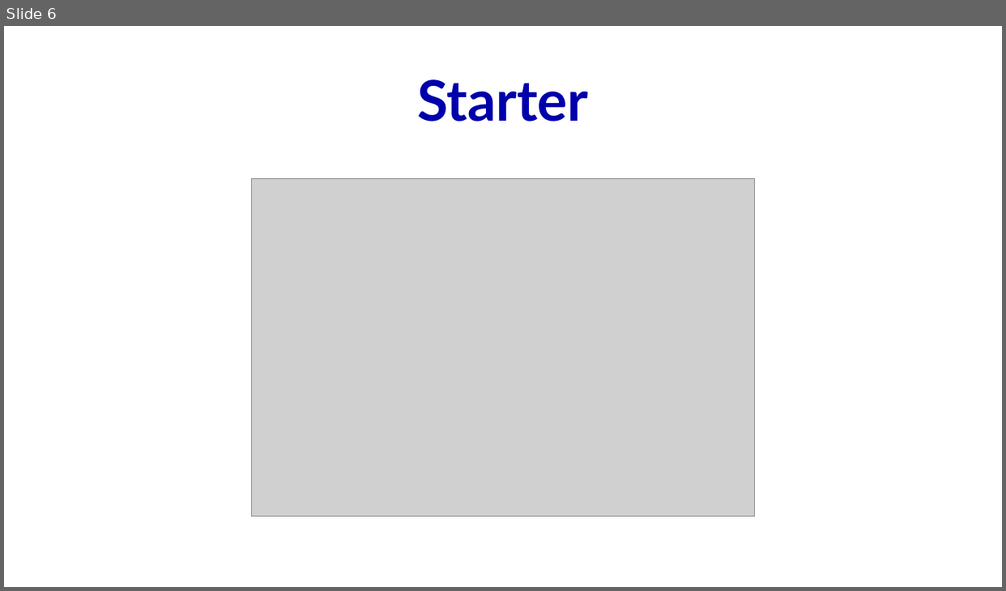
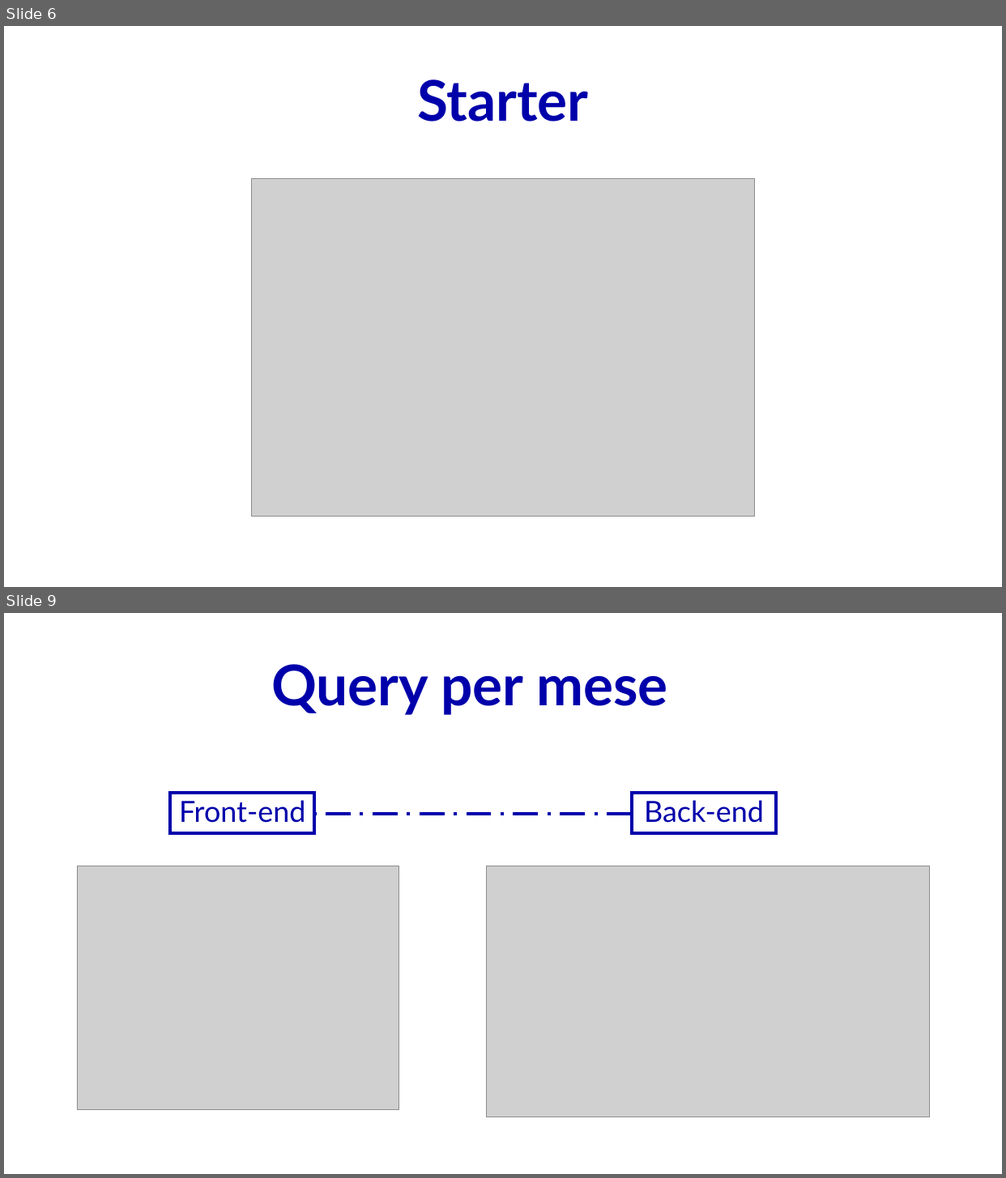
Before and after one commit to Robertales/tripdata-bike-chicago-bd2, a slide deck: presentazione/presentazioneBD2BarberisRobertazzi.pptx. Shown one above the other, each under a label of ours: slide 6 before the commit, slides 6 and 9 after it; the slides between them are not shown. The pictures are 1006x591 and 1006x1178 pixels, drawn with LibreOffice and Linux fonts; fonts in the diff are those of the drawing; grey boxes stand for pictures. Boxes give left, top, right and bottom in pixels: in the first picture for what was removed or moved away, otherwise in the second. Text is boxed around its words. In the diff, an @@ line names an element or a change of style, - is before the commit and + after.

```diff
--- a/presentazione/presentazioneBD2BarberisRobertazzi.pptx
+++ b/presentazione/presentazioneBD2BarberisRobertazzi.pptx
@@ slide 9 added at [4,613,1002,1174], background #FFFFFF @@
@@ text added at [271,664,667,715], 54 pt, text #0000AB, bold @@
+Query per mese
@@ rectangle added at [170,793,315,833], outline #0000AB 3 pt @@
@@ text added at [179,800,305,823], 28 pt, text #0000AB @@
+Front-end
@@ rectangle added at [632,793,777,833], outline #0000AB 3 pt @@
@@ text added at [644,800,764,823], 28 pt, text #0000AB @@
+Back-end
@@ elbow line added from (632, 815) to (315, 813), #0000AB 3 pt dashed @@
@@ picture added at [78,866,398,1110] @@
@@ picture added at [486,866,929,1117] @@
```
Also in this commit, not shown: 1 slide changed, 3 other slides added, 4 other files.
